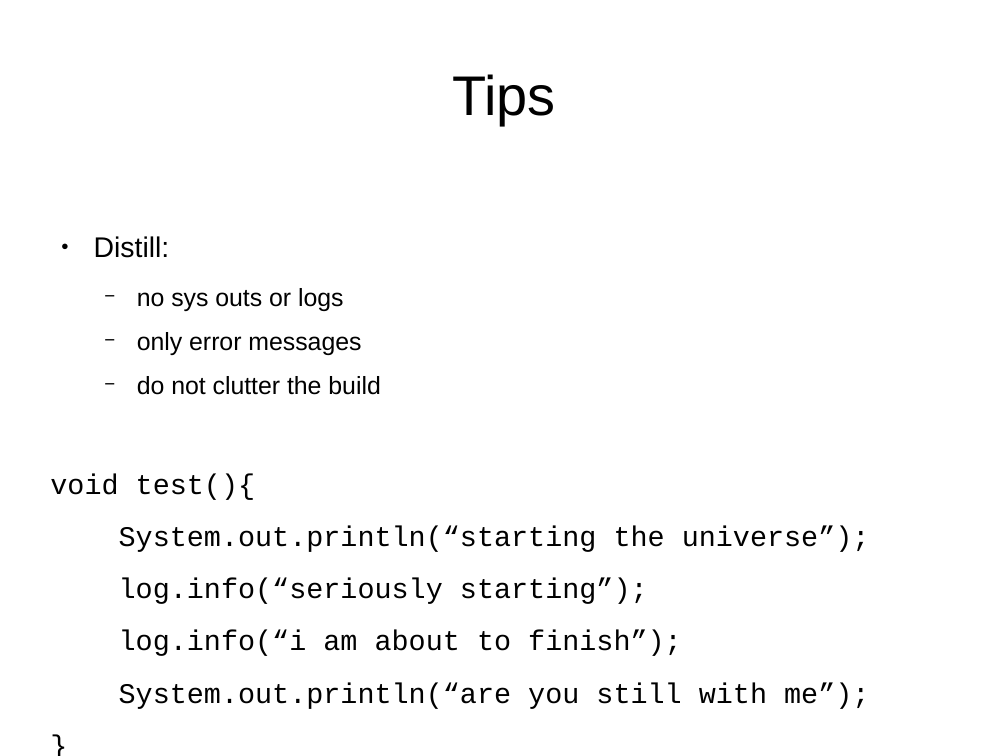
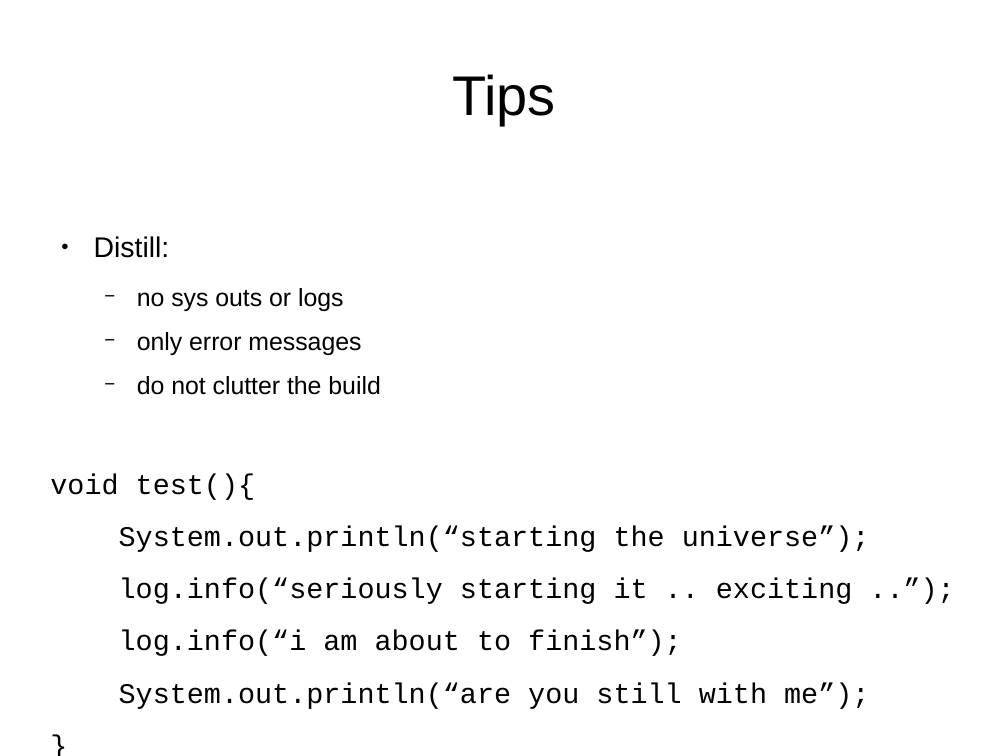
Before and after one commit to wesamhaboush/unittesting-techniques, a slide deck: slide 24 of pres.odp. Drawn at 1008x756 pixels with LibreOffice and Linux fonts; fonts in the diff are those of the drawing. Boxes give left, top, right and bottom in pixels: in the first picture for what was removed or moved away, otherwise in the second. Text is boxed around its words. In the diff, an @@ line names an element or a change of style, - is before the commit and + after.

```diff
--- a/pres.odp
+++ b/pres.odp
@@ text at (x1=119, y1=578, x2=853, y2=604): text changed @@
-log.info(“seriously starting”);
+log.info(“seriously starting it .. exciting ..”);
```
Also in this commit, not shown: 9 other slides changed.
